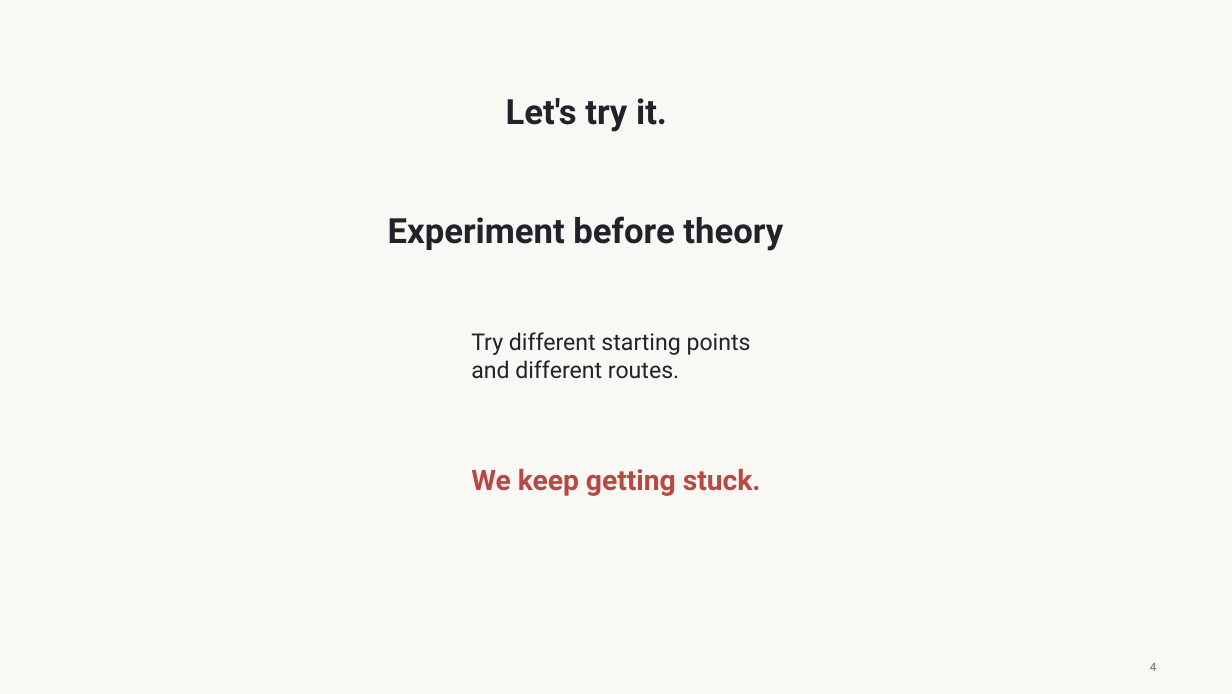
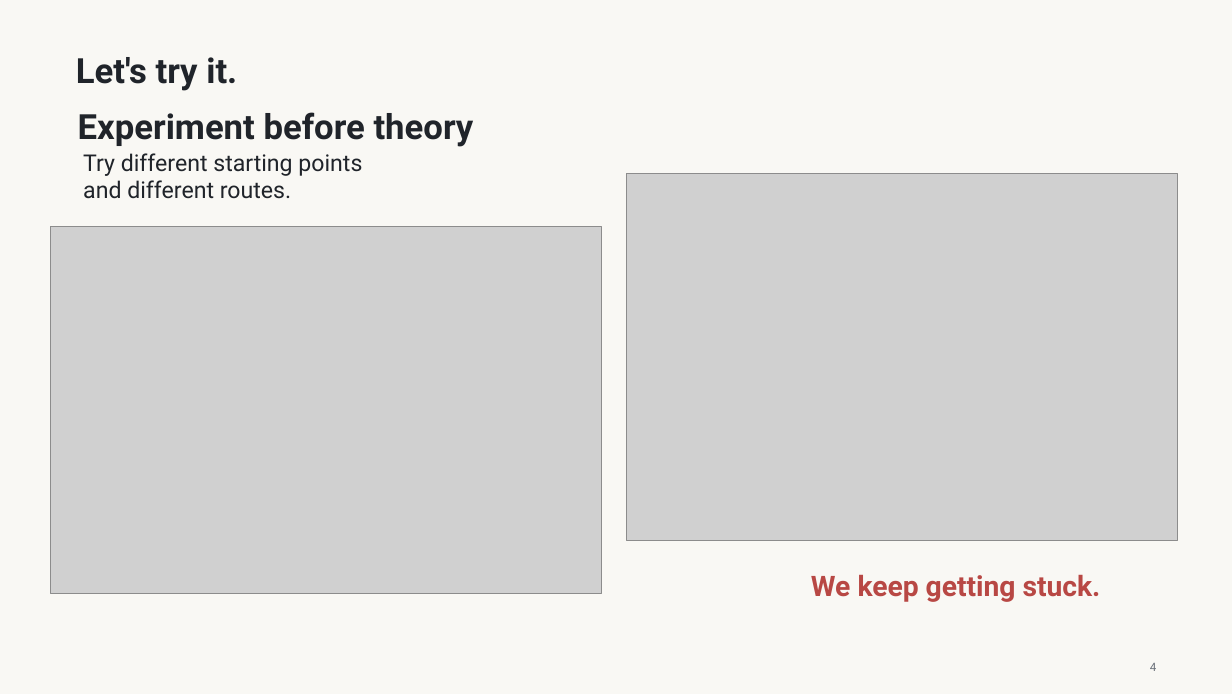
Before and after one commit to shreyash-dhumal/shreyash-dhumal.github.io, a slide deck: slide 4 of Seminar/shreyash.pptx. Drawn at 1232x694 pixels with LibreOffice and Linux fonts; fonts in the diff are those of the drawing; grey boxes stand for pictures. Boxes give left, top, right and bottom in pixels: in the first picture for what was removed or moved away, otherwise in the second. Text is boxed around its words. In the diff, an @@ line names an element or a change of style, - is before the commit and + after.

```diff
--- a/Seminar/shreyash.pptx
+++ b/Seminar/shreyash.pptx
@@ text "Let's try it.": place and size @@
-text "Let's try it." at [506,98,667,132]
+text "Let's try it." at [76,57,237,91]
@@ text "Experiment before theory": place and size @@
-text "Experiment before theory" at [388,216,783,251]
+text "Experiment before theory" at [78,112,474,147]
@@ text "Try different starting points and ...": place and size @@
-text "Try different starting points and ..." at [471,332,751,379]
+text "Try different starting points and ..." at [83,153,362,199]
@@ picture added at [627,174,1177,541] @@
@@ picture added at [51,227,601,594] @@
@@ text "We keep getting stuck.": place and size @@
-text "We keep getting stuck." at [471,469,761,496]
+text "We keep getting stuck." at [811,575,1101,602]
```
Also in this commit, not shown: 6 other slides changed.
